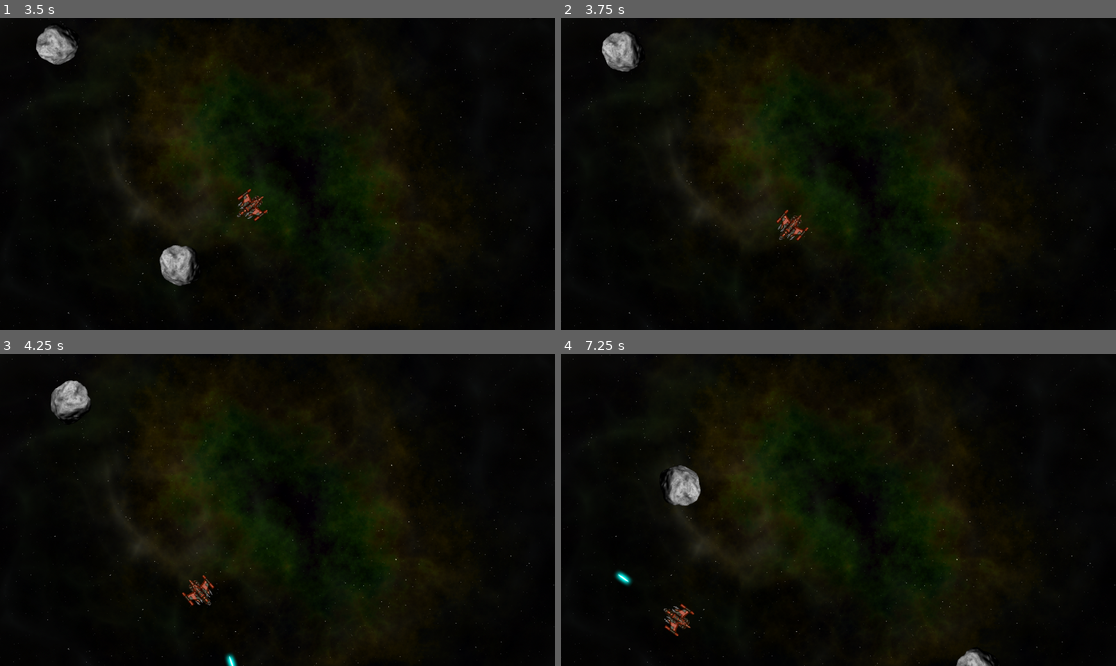
Above: before the commit, frames 1-4 (two rows, left to right).
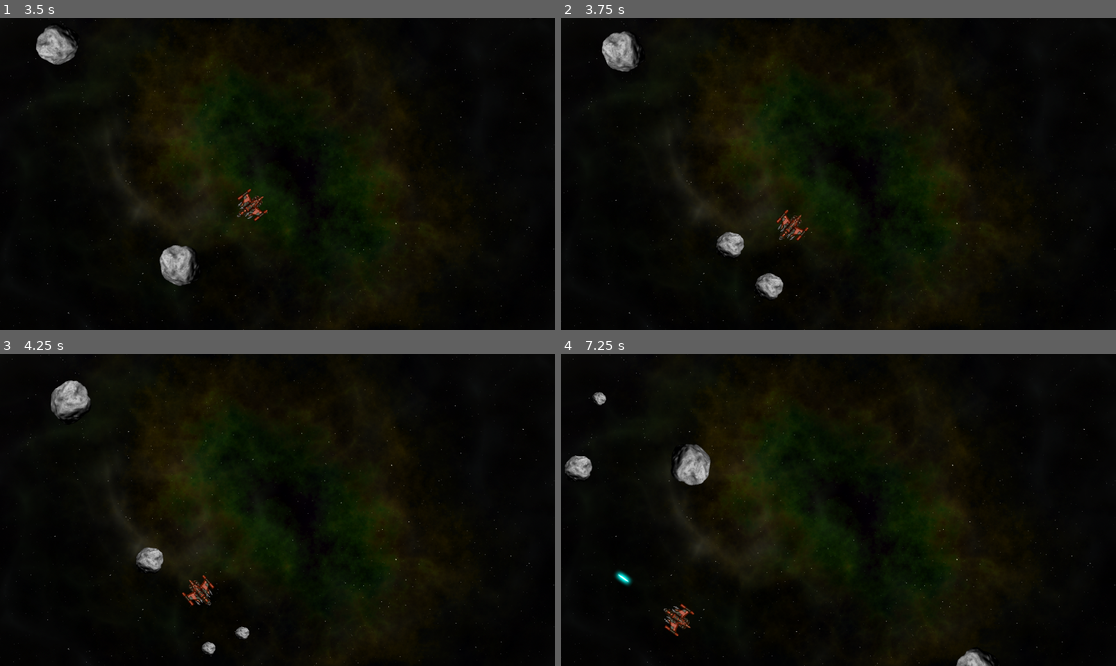
Above: after the commit, the same moments.

Repository: sam0622/Space-Rocks
Game: Godot game, scene res://assets/Main/main.tscn
Two runs of this game, one before a commit and one after it. Both use one fixed random seed, a clock stepped at 60 frames per second and the inputs below.
Inputs:
- Up to frame 1 (3.5 s): hold D (rotate_right) 0.53-1.28 s; hold Space (shoot) 0.53-1.28 s; hold A (rotate_left) 1.28-2.03 s; tap Space (shoot) at 1.35, 2.85 s; hold D (rotate_right) 2.03-2.78 s; hold Space (shoot) 2.03-2.78 s; hold W (thrust) from 2.78 s (still down)
- Up to frame 2 (3.75 s): release W (thrust) at 3.53 s; hold A (rotate_left) from 3.53 s (still down); hold Space (shoot) from 3.53 s (still down)
- Up to frame 3 (4.25 s): keep holding A (rotate_left); keep holding Space (shoot)
- Up to frame 4 (7.25 s): release Space (shoot) at 4.28 s; tap Space (shoot) at 4.35, 5.85 s; hold Space (shoot) 5.03-5.78 s; release A (rotate_left) at 5.78 s; hold D (rotate_right) 5.78-6.53 s; hold W (thrust) from 6.53 s (still down); hold Space (shoot) from 6.53 s (still down)

Frame 1 is identical in both runs. In frame 2, 0.6% of the frame differs, in the area x 28-41%, y 68-91%; in frame 3, 0.5%; in frame 4, 1.4%, in the area x 0-27%, y 12-49%.

Commit message:
rock go boom

Diff:
--- a/assets/Main/main.gd
+++ b/assets/Main/main.gd
@@ -9,7 +9,7 @@
 	for i in 3:
 		spawn_rock(3)
 
-func spawn_rock(size, pos=null, vel=null): # Spawns rocks
+func spawn_rock(size, pos=null, vel=null):
 	if pos == null:
 		$RockPath/RockSpawn.progress = randi()
 		pos = $RockPath/RockSpawn.position
@@ -19,3 +19,15 @@
 	r.screensize = screensize
 	r.start(pos, vel, size)
 	call_deferred("add_child", r)
+	r.exploded.connect(self._on_rock_exploded)
+
+
+
+func _on_rock_exploded(size, radius, pos, vel):
+	if size <= 1:
+		return
+	for offset in [-1, 1]:
+		var dir = $Player.position.direction_to(pos).orthogonal() * offset
+		var newpos = pos + dir * radius
+		var newvel = dir * vel.length() * 1.1
+		spawn_rock(size - 1, newpos, newvel)
--- a/assets/Rock/Rock.gd
+++ b/assets/Rock/Rock.gd
@@ -1,10 +1,30 @@
 extends RigidBody2D
+
 signal exploded
 
 var screensize = Vector2.ZERO
 var size
 var radius
 var scale_factor = 0.2
+
+func start(_position, _velocity, _size):
+	position = _position
+	size = _size
+	mass = 1.5 * size
+	$Sprite2D.scale = Vector2.ONE * scale_factor * size
+	radius = int($Sprite2D.texture.get_size().x / 2 * scale_factor * size)
+	var shape = CircleShape2D.new()
+	shape.radius = radius
+	$CollisionShape2D.shape = shape
+	linear_velocity = _velocity
+	angular_velocity = randf_range(-PI, PI)
+	$Explosion.scale = Vector2.ONE * 0.75 * size
+
+func _integrate_forces(physics_state):
+	var xform = physics_state.transform
+	xform.origin.x = wrapf(xform.origin.x, 0 - radius, screensize.x + radius)
+	xform.origin.y = wrapf(xform.origin.y, 0 - radius, screensize.y + radius)
+	physics_state.transform = xform
 
 func explode():
 	$CollisionShape2D.set_deferred("disabled", true)
@@ -16,25 +36,3 @@
 	angular_velocity = 0
 	await $Explosion/AnimationPlayer.animation_finished
 	queue_free()
-
-
-
-func start(_position, _velocity, _size): #Calculates hitbox size based on rock size
-	position = _position
-	size = _size
-	mass = 1.5 * size
-	$Sprite2D.scale = Vector2.ONE * scale_factor * size
-	radius = int($Sprite2D.texture.get_size().x / 2 *
-		$Sprite2D.scale.x)
-	var shape = CircleShape2D.new()
-	shape.radius = radius
-	$CollisionShape2D.shape = shape
-	linear_velocity = _velocity
-	angular_velocity = randf_range(-PI,PI)
-	$Explosion.scale = Vector2.ONE * 0.75 * size
-
-func _integrate_forces(physics_state):
-	var xform = physics_state.transform
-	xform.origin.x = wrapf(xform.origin.x, 0 - radius, screensize.x + radius)
-	xform.origin.y = wrapf(xform.origin.y, 0 - radius, screensize.y + radius)
-	physics_state.transform = xform
--- a/assets/Rock/rock.tscn
+++ b/assets/Rock/rock.tscn
@@ -1,6 +1,6 @@
 [gd_scene load_steps=5 format=3 uid="uid://bgc8fm2p3tmjm"]
 
-[ext_resource type="Script" path="res://assets/Rock/Rock.gd" id="1_2j0b4"]
+[ext_resource type="Script" path="res://assets/Rock/rock.gd" id="1_xq2i3"]
 [ext_resource type="Texture2D" uid="uid://d2p6fvkgaqt1k" path="res://assets/Rock/rock.png" id="2_hjrfw"]
 [ext_resource type="PackedScene" uid="uid://crwosbyhvqott" path="res://assets/explosion/explosion.tscn" id="3_r4tb1"]
 
@@ -11,7 +11,7 @@
 physics_material_override = SubResource("PhysicsMaterial_7liay")
 linear_damp_mode = 1
 angular_damp_mode = 1
-script = ExtResource("1_2j0b4")
+script = ExtResource("1_xq2i3")
 metadata/_edit_group_ = true
 
 [node name="Sprite2D" type="Sprite2D" parent="."]
@@ -21,3 +21,6 @@
 
 [node name="Explosion" parent="." instance=ExtResource("3_r4tb1")]
 visible = false
+
+[connection signal="exploded" from="." to="." method="_on_rock_exploded"]
+[connection signal="exploded" from="." to="." method="_on_exploded"]
--- a/assets/explosion/explosion.tscn
+++ b/assets/explosion/explosion.tscn
@@ -1,6 +1,21 @@
 [gd_scene load_steps=5 format=3 uid="uid://crwosbyhvqott"]
 
 [ext_resource type="Texture2D" uid="uid://nhqsdouwooal" path="res://assets/explosion/explosion.png" id="1_pr5wu"]
+
+[sub_resource type="Animation" id="Animation_m6q7b"]
+length = 0.001
+tracks/0/type = "value"
+tracks/0/imported = false
+tracks/0/enabled = true
+tracks/0/path = NodePath(".:frame")
+tracks/0/interp = 1
+tracks/0/loop_wrap = true
+tracks/0/keys = {
+"times": PackedFloat32Array(0),
+"transitions": PackedFloat32Array(1),
+"update": 1,
+"values": [63]
+}
 
 [sub_resource type="Animation" id="Animation_s8afu"]
 resource_name = "explosion"
@@ -31,21 +46,6 @@
 "values": [ExtResource("1_pr5wu")]
 }
 
-[sub_resource type="Animation" id="Animation_m6q7b"]
-length = 0.001
-tracks/0/type = "value"
-tracks/0/imported = false
-tracks/0/enabled = true
-tracks/0/path = NodePath(".:frame")
-tracks/0/interp = 1
-tracks/0/loop_wrap = true
-tracks/0/keys = {
-"times": PackedFloat32Array(0),
-"transitions": PackedFloat32Array(1),
-"update": 1,
-"values": [63]
-}
-
 [sub_resource type="AnimationLibrary" id="AnimationLibrary_dxa6e"]
 _data = {
 "RESET": SubResource("Animation_m6q7b"),
